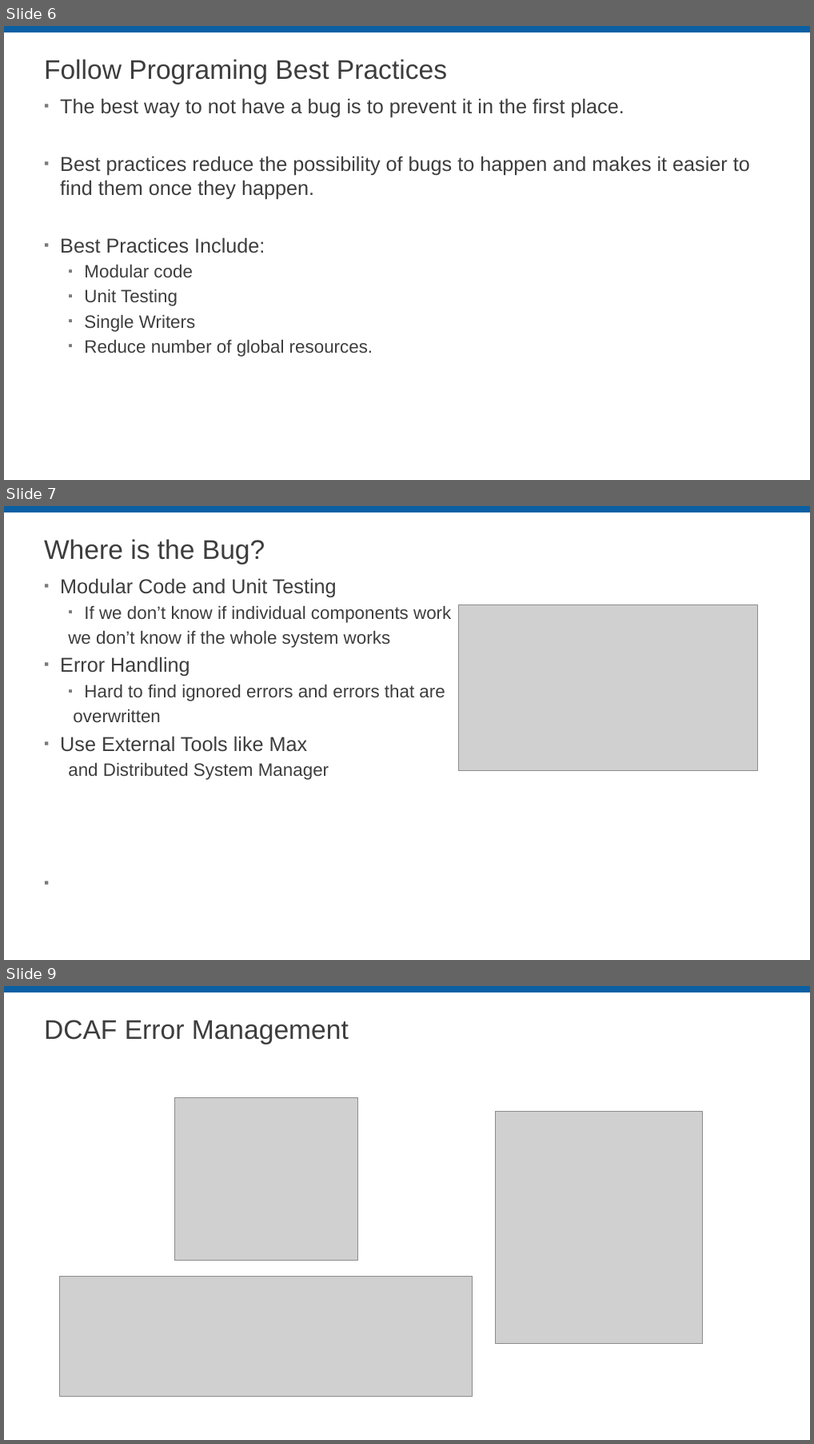
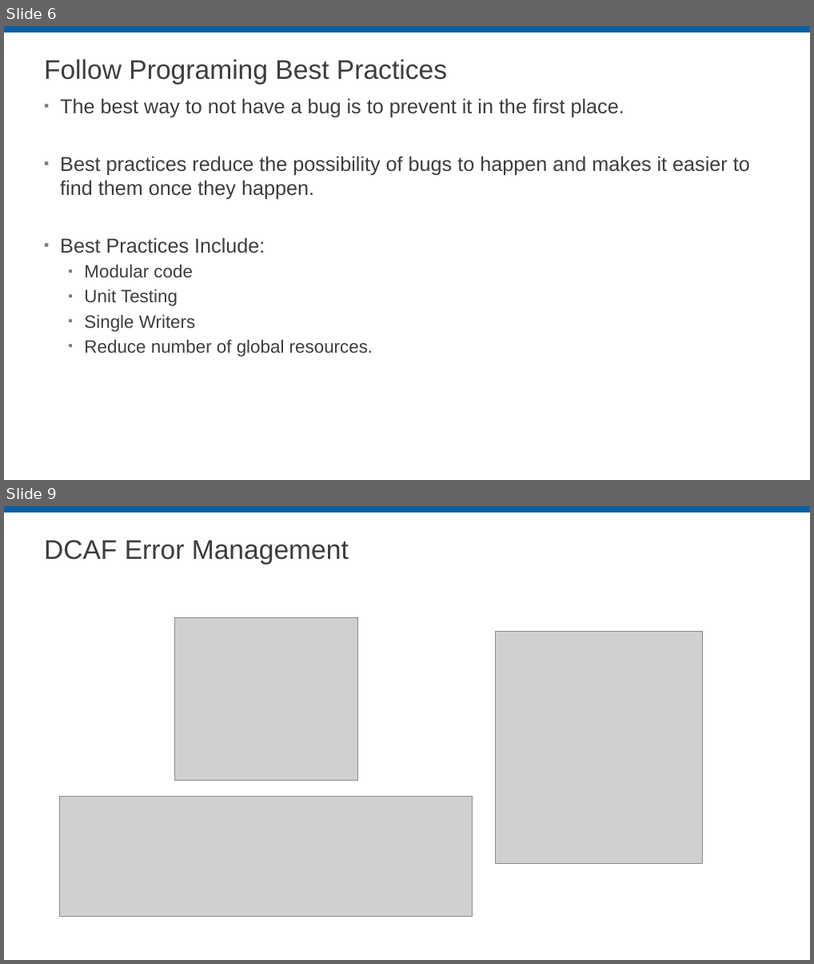
Before and after one commit to LabVIEW-DCAF/Documentation, a slide deck: Trunk/Getting Started Material/DCAF Training/8 Debugging DCAF.pptx. Shown one above the other, each under a label of ours: slides 6, 7 and 9 before the commit, slides 6 and 9 after it; the slides between them are not shown. The pictures are 814x1444 and 814x964 pixels, drawn with LibreOffice and Linux fonts; fonts in the diff are those of the drawing; grey boxes stand for pictures; background and template pictures are left out. Boxes give left, top, right and bottom in pixels: in the first picture for what was removed or moved away, otherwise in the second. Text is boxed around its words. In the diff, an @@ line names an element or a change of style, - is before the commit and + after.

```diff
--- a/Trunk/Getting Started Material/DCAF Training/8 Debugging DCAF.pptx
+++ b/Trunk/Getting Started Material/DCAF Training/8 Debugging DCAF.pptx
@@ slide 7 removed at <box>4,506,810,960</box>, background #FFFFFF; not listed: 1 template element that a slide beside it also shows @@
@@ title removed at <box>44,539,265,564</box> @@
-Where is the Bug?
@@ text removed at <box>60,578,451,780</box> @@
-▪ Modular Code and Unit Testing
-  ▪ If we don’t know if individual components work
-  we don’t know if the whole system works
-▪ Error Handling
-  ▪ Hard to find ignored errors and errors that are
-  overwritten
-▪ Use External Tools like Max
-  and Distributed System Manager
@@ picture removed at <box>459,604,758,770</box> @@
```
Also in this commit, not shown: 6 slides changed, 14 slides added, 4 other slides removed.
